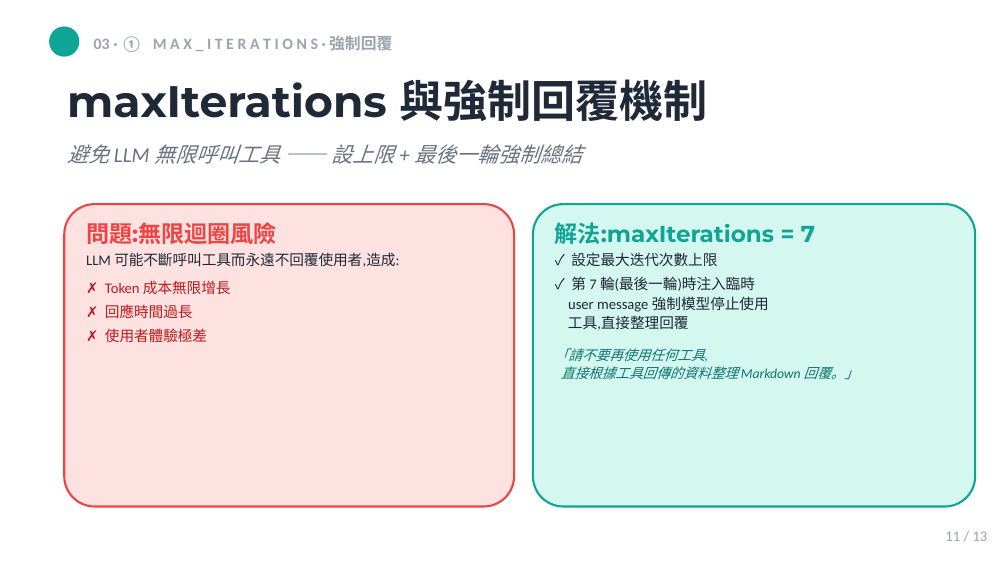
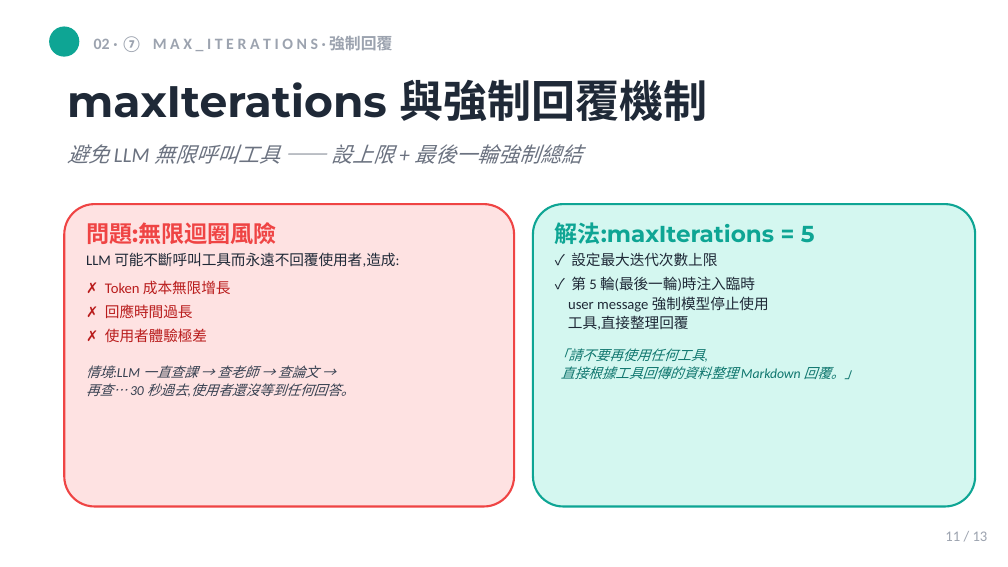
Before and after one commit to mjib007/nchu-mcp-workshop-2026, a slide deck: slide 11 of slides/03-agentic-tool-loop.pptx. Drawn at 1008x567 pixels with LibreOffice and Linux fonts; fonts in the diff are those of the drawing. Boxes give left, top, right and bottom in pixels: in the first picture for what was removed or moved away, otherwise in the second. Text is boxed around its words. In the diff, an @@ line names an element or a change of style, - is before the commit and + after.

Commit message:
polish(seg3-slides): 排版美化 — metadata 章節號重編 + 左卡補白 + s4/s6 區隔 + maxIter 7→5
1. metadata 章節號重編成乾淨 4 段(原本重複+跳號):
   00 AGENDA / 01·①② 為什麼 / 02·①~⑦ 怎麼運作 / 03 Live Demo / 04·① 收尾
   (修掉 ①②③ 各重複一次、01→03→05 跳號)
2. s11 maxIter 左卡補「情境」兩行,跟右卡平衡(原本左疏右密)
3. s4 改成抽象「4 步骨架」(呼叫第一個工具/看結果決定下一個),
   把具體 search_courses→arxiv trace 讓給 s6,消除兩張重複感
4. maxIterations 7 → 5(對齊 mini-project 的新預設):
   loop_diagram 副標、max_iter 標題與內文

註:檔案有重複的廢 build_messages_growth(line 287,被 481 覆蓋),
A2-cut 殘留,不影響輸出,暫不處理。

```diff
--- a/slides/03-agentic-tool-loop.pptx
+++ b/slides/03-agentic-tool-loop.pptx
@@ text at (x1=94, y1=36, x2=392, y2=52): text changed @@
-03 · ① M A X _ I T E R A T I O N S · 強制回覆
+02 · ⑦ M A X _ I T E R A T I O N S · 強制回覆
@@ text at (x1=555, y1=222, x2=815, y2=244): text changed @@
-解法:maxIterations = 7
+解法:maxIterations = 5
@@ text at (x1=571, y1=276, x2=755, y2=291): text changed @@
-✓ 第 7 輪(最後一輪)時注入臨時
+✓ 第 5 輪(最後一輪)時注入臨時
@@ text at (x1=86, y1=365, x2=354, y2=396): paragraphs added @@
+情境:LLM 一直查課 → 查老師 → 查論文 →
+再查… 30 秒過去,使用者還沒等到任何回答。
```
Also in this commit, not shown: 9 other slides changed, 1 other file.
